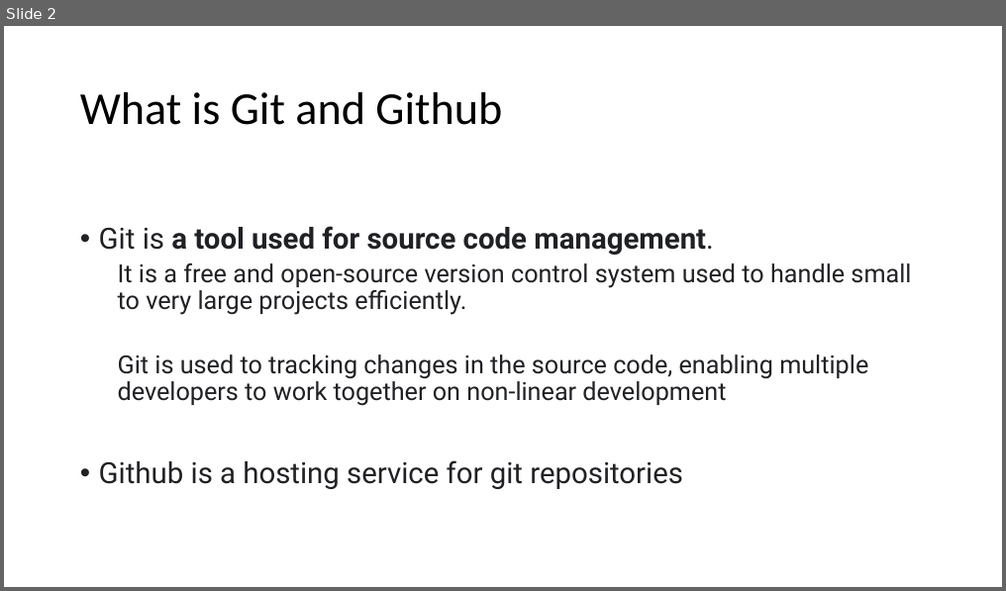
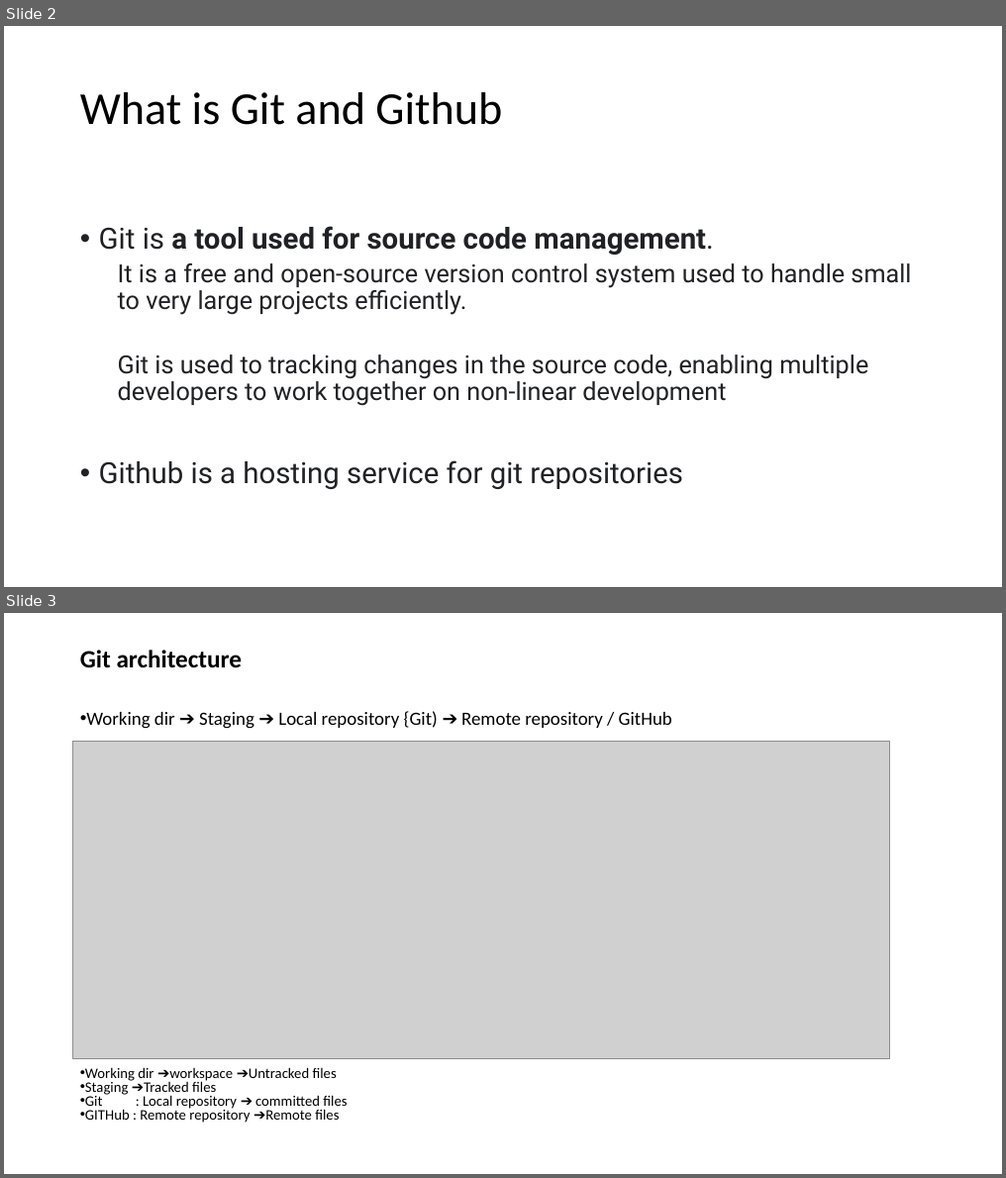
Before and after one commit to Santi2020/Study-Notes, a slide deck: Git_And_GitHub_Demo.docx.pptx. Shown one above the other, each under a label of ours: slide 2 before the commit, slides 2 and 3 after it. The pictures are 1006x591 and 1006x1178 pixels, drawn with LibreOffice and Linux fonts; fonts in the diff are those of the drawing; grey boxes stand for pictures. Boxes give left, top, right and bottom in pixels: in the first picture for what was removed or moved away, otherwise in the second. Text is boxed around its words. In the diff, an @@ line names an element or a change of style, - is before the commit and + after.

```diff
--- a/Git_And_GitHub_Demo.docx.pptx
+++ b/Git_And_GitHub_Demo.docx.pptx
@@ slide 3 added at <box>4,613,1002,1174</box>, background #FFFFFF @@
@@ title added at <box>80,650,242,668</box>, 24 pt, text #000000, bold @@
+Git architecture
@@ text added at <box>85,711,672,1123</box>, 14 pt, text #000000 @@
+• Working dir ➔ Staging ➔ Local repository {Git) ➔ Remote repository / GitHub
+• Working dir ➔workspace ➔Untracked files
+• Staging ➔Tracked files
+• Git : Local repository ➔ committed files
+• GITHub : Remote repository ➔Remote files
@@ picture added at <box>73,741,890,1059</box> @@
```
Also in this commit, not shown: 11 other slides added, 12 slides removed, 1 other file.
